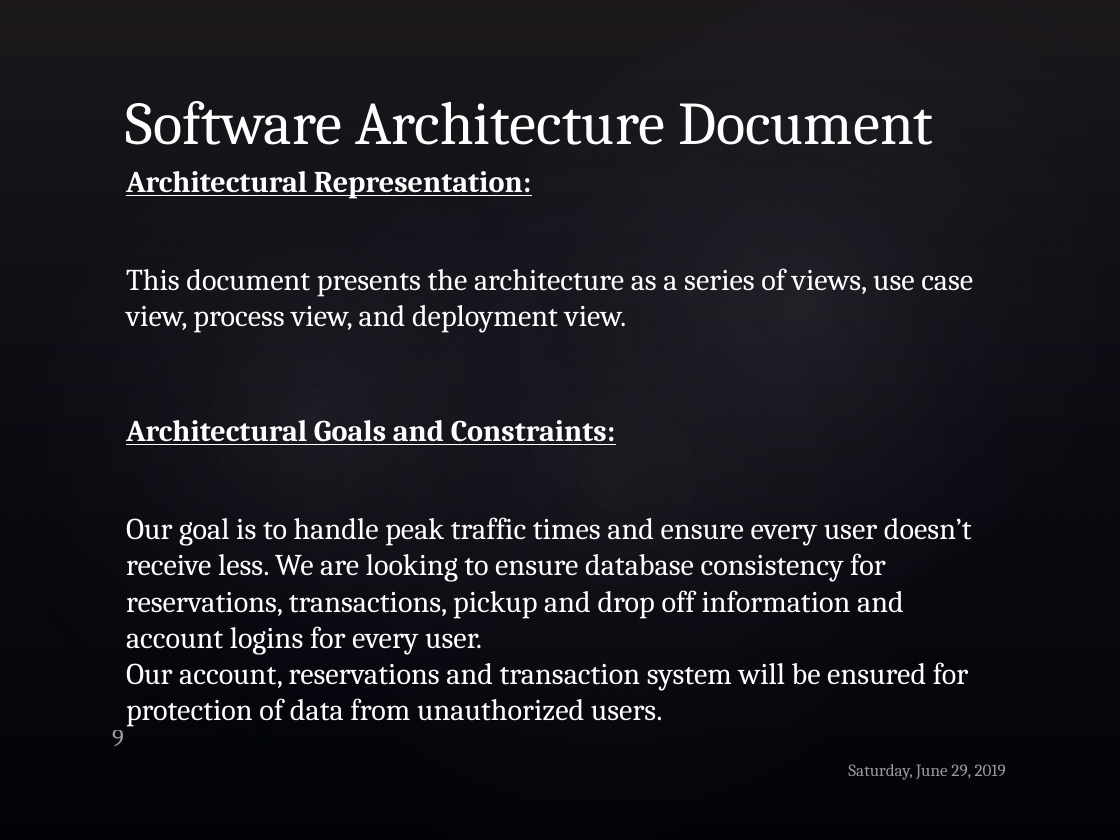
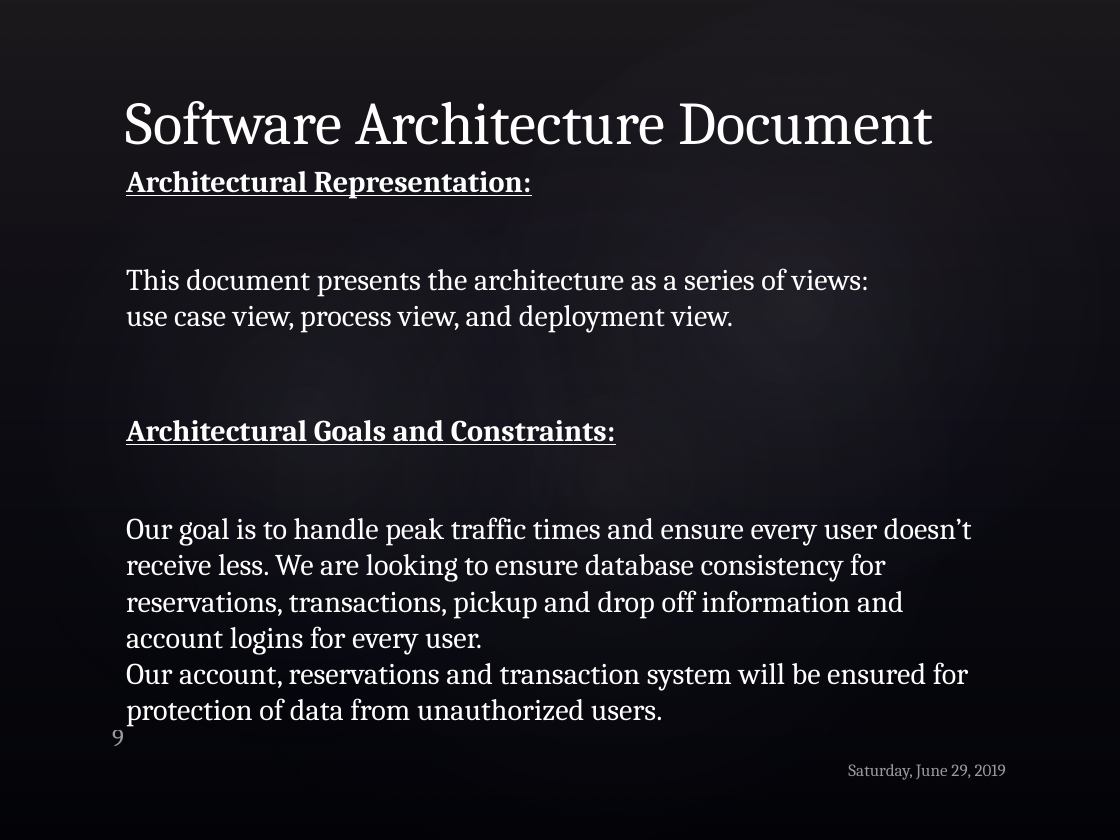
Before and after one commit to iv1660yg/MSU-ICS-370, a slide deck: slide 9 of Project_Elaboration_1.pptx. Drawn at 1120x840 pixels with LibreOffice and Linux fonts; fonts in the diff are those of the drawing; background and template pictures are left out. Boxes give left, top, right and bottom in pixels: in the first picture for what was removed or moved away, otherwise in the second. Text is boxed around its words. In the diff, an @@ line names an element or a change of style, - is before the commit and + after.

Commit message:
updated

```diff
--- a/Project_Elaboration_1.pptx
+++ b/Project_Elaboration_1.pptx
@@ text at <box>126,268,869,333</box>: text changed @@
-This document presents the architecture as a series of views, use case view, process view, and deployment view.
+This document presents the architecture as a series of views:
+use case view, process view, and deployment view.
```
Also in this commit, not shown: 7 other slides changed.
